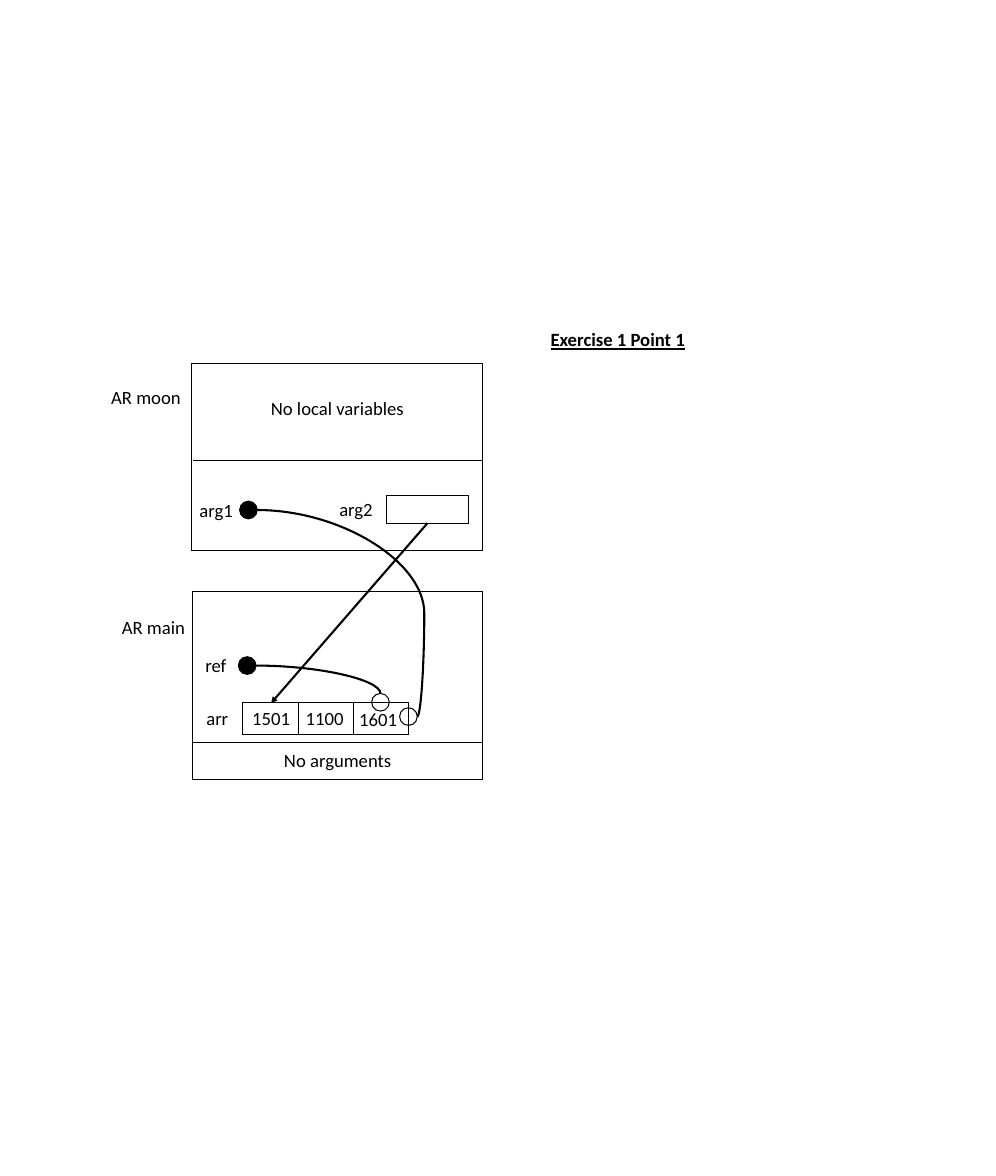
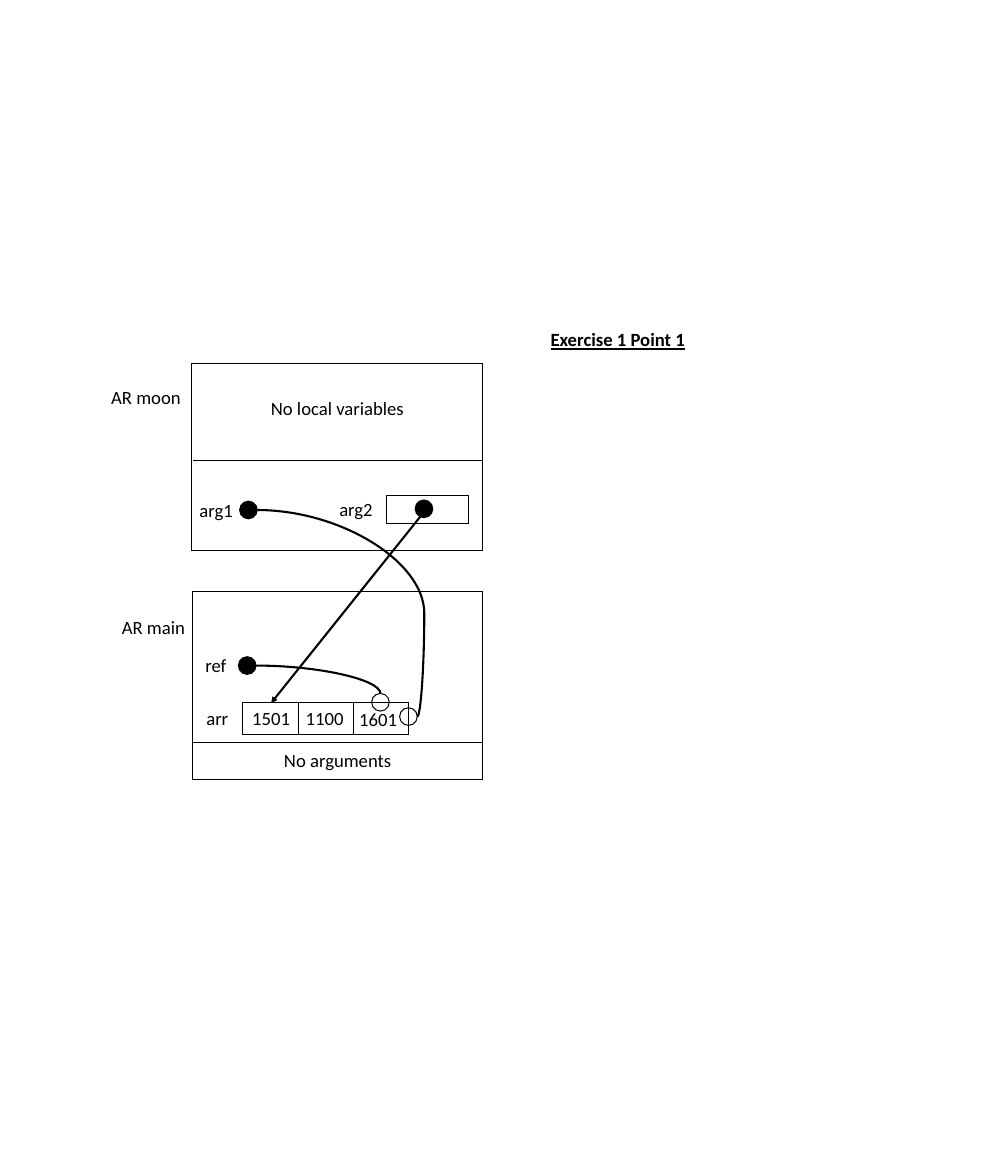
Before and after one commit to chvaldez10/ENSF-614, a slide deck: slide 1 of labs/labs/lab3/documents/drawing.pptx. Drawn at 996x1176 pixels with LibreOffice and Linux fonts; fonts in the diff are those of the drawing. Boxes give left, top, right and bottom in pixels: in the first picture for what was removed or moved away, otherwise in the second. Text is boxed around its words. In the diff, an @@ line names an element or a change of style, - is before the commit and + after.

```diff
--- a/labs/labs/lab3/documents/drawing.pptx
+++ b/labs/labs/lab3/documents/drawing.pptx
@@ ellipse added at [415, 501, 433, 519], fill #000000, outline #000000 1 pt @@
@@ arrow moved from (427, 523) - (271, 704) to (426, 510) - (271, 704) @@
```
Also in this commit, not shown: 1 other slide changed, 1 other file.
